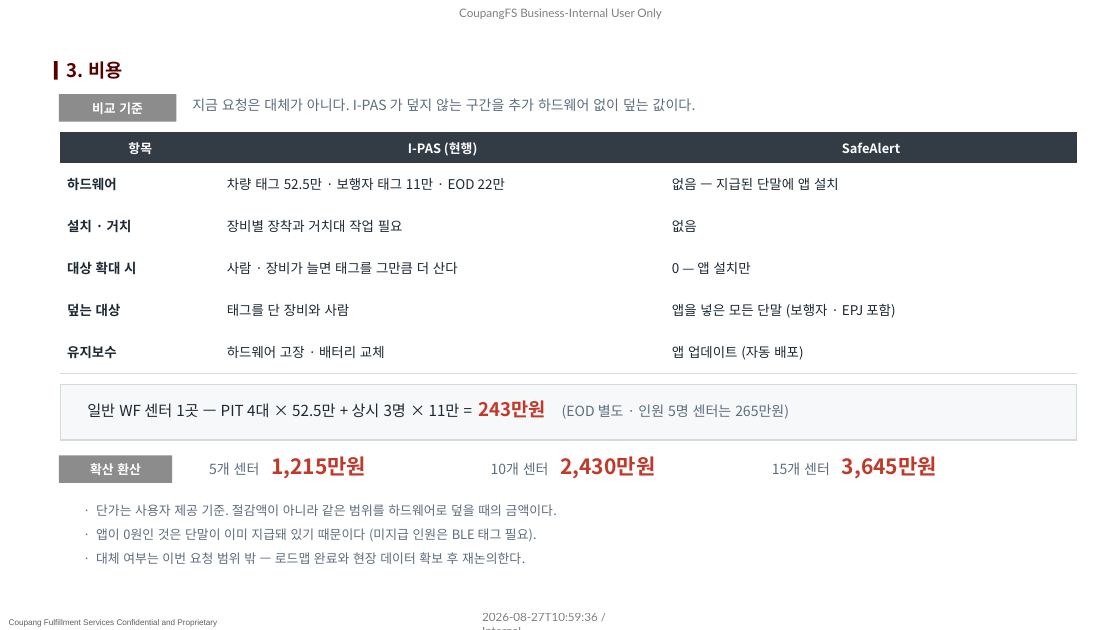
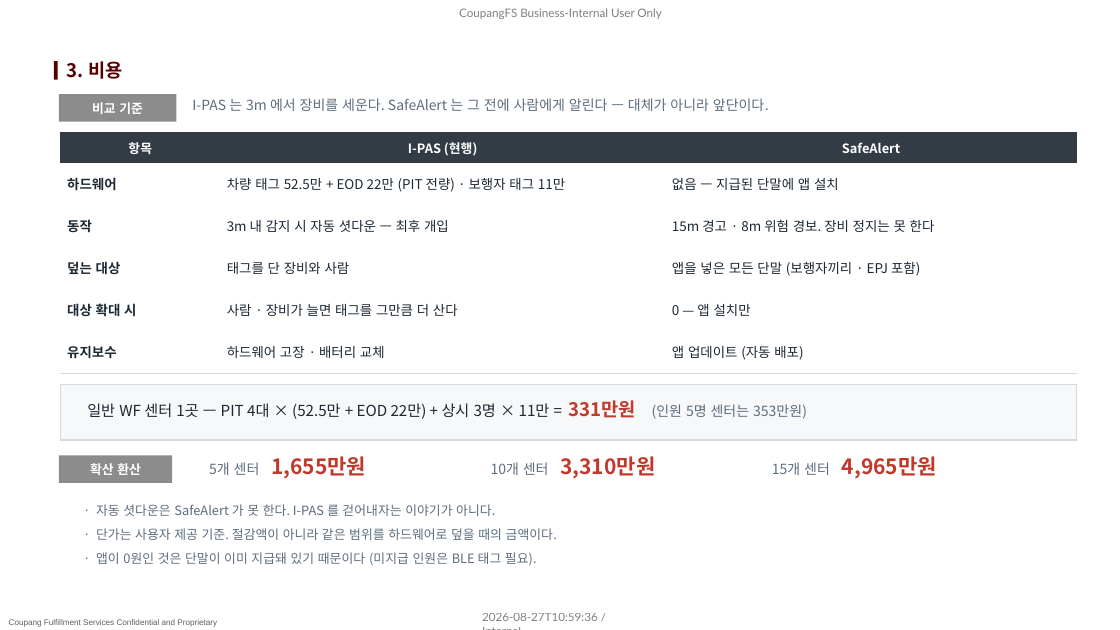
Before and after one commit to pslymzero-cyber/SafeAlert, a slide deck: slide 6 of docs/presentation/company_form/SafeAlert_보고_2026.08.pptx. Drawn at 1120x630 pixels with LibreOffice and Linux fonts; fonts in the diff are those of the drawing; background and template pictures are left out. Boxes give left, top, right and bottom in pixels: in the first picture for what was removed or moved away, otherwise in the second. Text is boxed around its words. In the diff, an @@ line names an element or a change of style, - is before the commit and + after.

```diff
--- a/docs/presentation/company_form/SafeAlert_보고_2026.08.pptx
+++ b/docs/presentation/company_form/SafeAlert_보고_2026.08.pptx
@@ text at (192, 98, 769, 111): text changed @@
-지금 요청은 대체가 아니다. I-PAS 가 덮지 않는 구간을 추가 하드웨어 없이 덮는 값이다.
+I-PAS 는 3m 에서 장비를 세운다. SafeAlert 는 그 전에 사람에게 알린다 — 대체가 아니라 앞단이다.
@@ table at (60, 133, 1077, 373) @@
-row 2: 하드웨어 | 차량 태그 52.5만 · 보행자 태그 11만 · EOD 22만 | 없음 — 지급된 단말에 앱 설치
-row 3: 설치 · 거치 | 장비별 장착과 거치대 작업 필요 | 없음
+row 2: 하드웨어 | 차량 태그 52.5만 + EOD 22만 (PIT 전량) · 보행자 태그 11만 | 없음 — 지급된 단말에 앱 설치
+row 3: 동작 | 3m 내 감지 시 자동 셧다운 — 최후 개입 | 15m 경고 · 8m 위험 경보. 장비 정지는 못 한다
+row 4: 덮는 대상 | 태그를 단 장비와 사람 | 앱을 넣은 모든 단말 (보행자끼리 · EPJ 포함)
-row 5: 덮는 대상 | 태그를 단 장비와 사람 | 앱을 넣은 모든 단말 (보행자 · EPJ 포함)
@@ text at (87, 400, 807, 419): text changed @@
-일반 WF 센터 1곳 — PIT 4대 × 52.5만 + 상시 3명 × 11만 = 243만원 (EOD 별도 · 인원 5명 센터는 265만원)
+일반 WF 센터 1곳 — PIT 4대 × (52.5만 + EOD 22만) + 상시 3명 × 11만 = 331만원 (인원 5명 센터는 353만원)
@@ text at (209, 456, 366, 478): text changed @@
-5개 센터 1,215만원
+5개 센터 1,655만원
@@ text at (491, 456, 655, 478): text changed @@
-10개 센터 2,430만원
+10개 센터 3,310만원
@@ text at (772, 456, 937, 478): text changed @@
-15개 센터 3,645만원
+15개 센터 4,965만원
@@ text added at (96, 504, 495, 516), 11 pt, text #5D6D7E @@
+· 자동 셧다운은 SafeAlert 가 못 한다. I-PAS 를 걷어내자는 이야기가 아니다.
@@ text "· 단가는 사용자 제공 기준. ...": place and size @@
-text "· 단가는 사용자 제공 기준. ..." at (96, 504, 557, 516)
+text "· 단가는 사용자 제공 기준. ..." at (96, 528, 557, 540)
@@ text "· 앱이 0원인 것은 단말이 ...": place and size @@
-text "· 앱이 0원인 것은 단말이 ..." at (96, 528, 537, 542)
+text "· 앱이 0원인 것은 단말이 ..." at (96, 552, 537, 566)
@@ text removed at (96, 552, 525, 564) @@
-· 대체 여부는 이번 요청 범위 밖 — 로드맵 완료와 현장 데이터 확보 후 재논의한다.
```
Also in this commit, not shown: 3 other slides changed, 2 other files.
